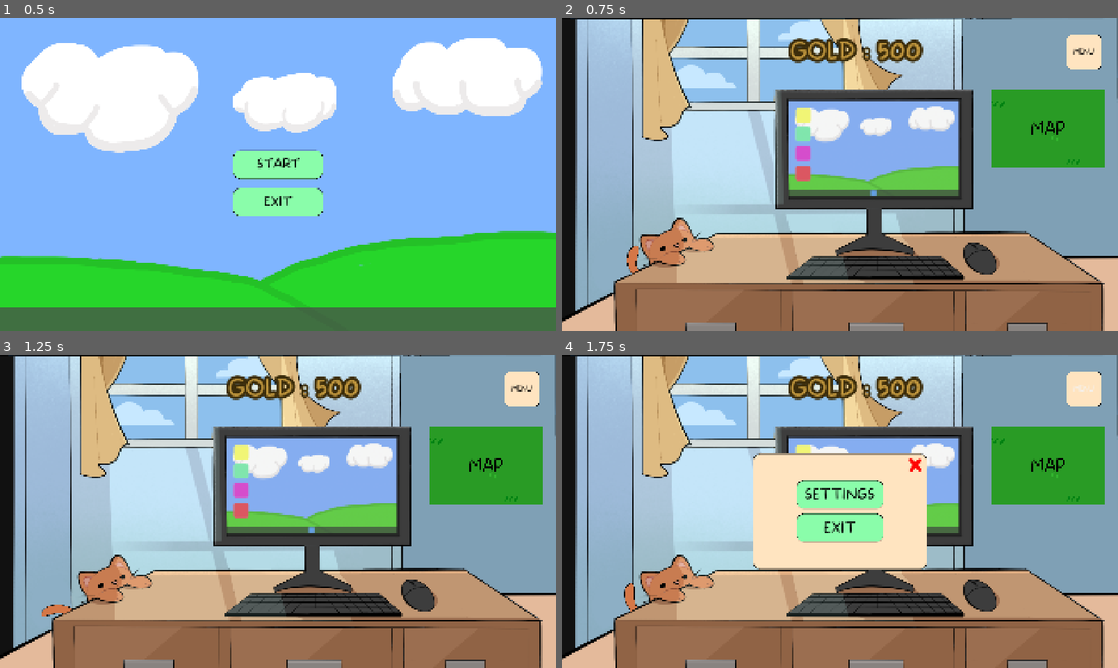
Above: before the commit, frames 1-4 (two rows, left to right).
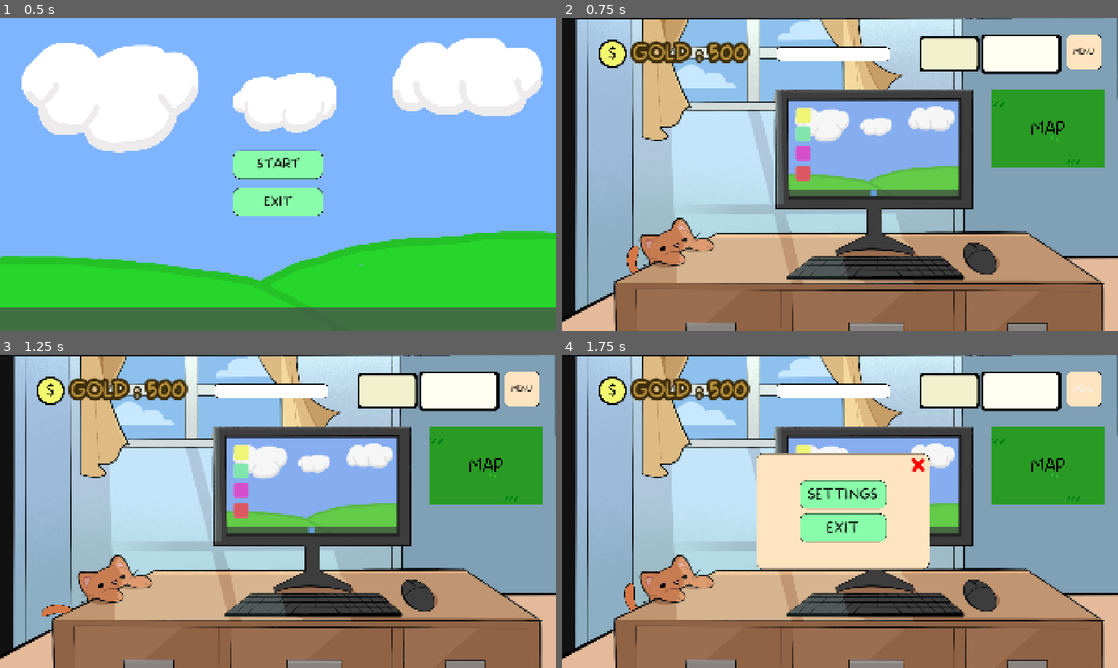
Above: after the commit, the same moments.

Repository: Gray-Alec58/gam-capstone
Game: Godot game, scene res://Scenes/start_screen.tscn
Two runs of this game, one before a commit and one after it. Both use one fixed random seed, a clock stepped at 60 frames per second and the inputs below.
Inputs:
- Up to frame 1 (0.5 s): no input
- Up to frame 2 (0.75 s): click "START" at 0.5 s
- Up to frame 3 (1.25 s): no input
- Up to frame 4 (1.75 s): click "MENU" at 1.25 s

Frame 1 is identical in both runs. In frame 2, 6.3% of the frame differs, in the area x 6-90%, y 5-18%; in frame 3, 6.3%; in frame 4, 7.6%, in the area x 6-90%, y 5-69%.

Commit message:
changed some colors

Diff:
--- a/Scenes/office_scene.tscn
+++ b/Scenes/office_scene.tscn
@@ -117,6 +117,7 @@
 shape = SubResource("RectangleShape2D_5fshx")
 
 [node name="AnimatedSprite2D" type="AnimatedSprite2D" parent="." unique_id=170619737]
+z_index = -1
 position = Vector2(966.00006, 538)
 scale = Vector2(0.99999994, 0.9999999)
 sprite_frames = SubResource("SpriteFrames_rvnnr")
--- a/Scenes/office_ui.tscn
+++ b/Scenes/office_ui.tscn
@@ -8,6 +8,11 @@
 [ext_resource type="Texture2D" uid="uid://cl7her220nsjq" path="res://Art/UI_Exports/StartMenu/ExitButtonNorm.png" id="6_telyj"]
 [ext_resource type="Texture2D" uid="uid://dc6p00sj4tsmq" path="res://Art/UI_Exports/StartMenu/ExitButtonClick.png" id="7_gct34"]
 [ext_resource type="Texture2D" uid="uid://4iwnttlhpxki" path="res://Art/UI_Exports/StartMenu/ExitButtonHover.png" id="8_1mcr0"]
+[ext_resource type="Texture2D" uid="uid://bwek0vblnulbn" path="res://Art/UI_Exports/InfoBar/MoneyIcon.png" id="9_1mcr0"]
+[ext_resource type="Texture2D" uid="uid://cc7x2d0l3vj44" path="res://Art/UI_Exports/InfoBar/LevelBar.png" id="10_6j8dw"]
+[ext_resource type="Texture2D" uid="uid://douo40tyowrbq" path="res://Art/UI_Exports/InfoBar/LevelBarProgress.png" id="11_6j8dw"]
+[ext_resource type="Texture2D" uid="uid://c7v82mmkf51xb" path="res://Art/UI_Exports/InfoBar/YearBox.png" id="11_uloks"]
+[ext_resource type="Texture2D" uid="uid://botjgi14ds21y" path="res://Art/UI_Exports/InfoBar/MonthDayBox.png" id="12_p4v6u"]
 
 [sub_resource type="StyleBoxTexture" id="StyleBoxTexture_1ofqy"]
 texture = ExtResource("2_tjp44")
@@ -56,7 +61,7 @@
 anchor_bottom = 1.0
 grow_horizontal = 2
 grow_vertical = 2
-theme_override_constants/margin_left = 30
+theme_override_constants/margin_left = 50
 theme_override_constants/margin_top = 30
 theme_override_constants/margin_right = 30
 theme_override_constants/margin_bottom = 30
@@ -66,18 +71,6 @@
 size_flags_horizontal = 8
 size_flags_vertical = 0
 theme_override_constants/separation = 500
-
-[node name="GoldLabel" type="Label" parent="MarginContainer/HBoxContainer" unique_id=1499934049]
-unique_name_in_owner = true
-layout_mode = 2
-theme_override_colors/font_color = Color(0.7419234, 0.5789323, 0.23495722, 1)
-theme_override_colors/font_outline_color = Color(0.23703721, 0.17634973, 0.043878317, 1)
-theme_override_constants/outline_size = 42
-theme_override_fonts/font = ExtResource("1_dyv43")
-theme_override_font_sizes/font_size = 80
-text = "gold"
-horizontal_alignment = 1
-vertical_alignment = 1
 
 [node name="MenuButton" type="Button" parent="MarginContainer/HBoxContainer" unique_id=267222431]
 custom_minimum_size = Vector2(125, 125)
@@ -158,6 +151,59 @@
 theme_override_styles/hover = SubResource("StyleBoxTexture_0subj")
 text = "EXIT"
 
+[node name="InfoBarContainer" type="MarginContainer" parent="MarginContainer" unique_id=1853016683]
+layout_mode = 2
+size_flags_horizontal = 0
+size_flags_vertical = 0
+theme_override_constants/margin_left = 50
+
+[node name="HBoxContainer" type="HBoxContainer" parent="MarginContainer/InfoBarContainer" unique_id=841985958]
+layout_mode = 2
+size_flags_horizontal = 4
+size_flags_vertical = 0
+theme_override_constants/separation = 100
+
+[node name="GoldContainer" type="HBoxContainer" parent="MarginContainer/InfoBarContainer/HBoxContainer" unique_id=154502122]
+layout_mode = 2
+theme_override_constants/separation = 20
+
+[node name="GoldIcon" type="TextureRect" parent="MarginContainer/InfoBarContainer/HBoxContainer/GoldContainer" unique_id=1509449234]
+layout_mode = 2
+texture = ExtResource("9_1mcr0")
+stretch_mode = 5
+
+[node name="GoldLabel" type="Label" parent="MarginContainer/InfoBarContainer/HBoxContainer/GoldContainer" unique_id=1499934049]
+unique_name_in_owner = true
+layout_mode = 2
+theme_override_colors/font_color = Color(0.7419234, 0.5789323, 0.23495722, 1)
+theme_override_colors/font_outline_color = Color(0.23703721, 0.17634973, 0.043878317, 1)
+theme_override_constants/outline_size = 42
+theme_override_fonts/font = ExtResource("1_dyv43")
+theme_override_font_sizes/font_size = 70
+text = "Gold"
+horizontal_alignment = 1
+vertical_alignment = 1
+
+[node name="TextureProgressBar" type="TextureProgressBar" parent="MarginContainer/InfoBarContainer/HBoxContainer" unique_id=1483176820]
+layout_mode = 2
+size_flags_vertical = 4
+texture_under = ExtResource("10_6j8dw")
+texture_progress = ExtResource("11_6j8dw")
+
+[node name="ClockContainer" type="HBoxContainer" parent="MarginContainer/InfoBarContainer/HBoxContainer" unique_id=1593395328]
+layout_mode = 2
+size_flags_horizontal = 8
+
+[node name="YearBox" type="TextureRect" parent="MarginContainer/InfoBarContainer/HBoxContainer/ClockContainer" unique_id=717272442]
+layout_mode = 2
+texture = ExtResource("11_uloks")
+stretch_mode = 5
+
+[node name="MonthDayBox" type="TextureRect" parent="MarginContainer/InfoBarContainer/HBoxContainer/ClockContainer" unique_id=1346516805]
+layout_mode = 2
+texture = ExtResource("12_p4v6u")
+stretch_mode = 4
+
 [connection signal="pressed" from="MarginContainer/HBoxContainer/MenuButton" to="." method="_on_menu_button_pressed"]
 [connection signal="pressed" from="MarginContainer/MenuWindow/MarginContainer/CloseMenuButton" to="." method="_on_close_menu_button_pressed"]
 [connection signal="pressed" from="MarginContainer/MenuWindow/MarginContainer/ButtonContainer/ExitButton" to="." method="_on_exit_button_pressed"]
Binary file changed: Art/UI_Exports/BuildingScene/BuildSlotClick.png
Binary file changed: Art/UI_Exports/BuildingScene/BuildSlotHover.png
Binary file changed: Art/UI_Exports/BuildingScene/BuildSlotNorm.png
Binary file changed: Art/UI_Exports/ExpandApp/ExpandWindowBG.png
Binary file changed: Art/UI_Exports/FundraiserApp/FundraiserWindowBG.png
Binary file changed: Art/UI_Exports/RescueApp/RescueWindowBG.png
Binary file changed: Art/UI_Exports/ResearchApp/ResearchWindowBG.png
Binary file changed: Art/UI_Exports/popupui/PopUpBG.png
Not shown, changed: .DS_Store
Not shown, changed: Art/.DS_Store
Not shown, changed: Art/UI_Exports/.DS_Store
